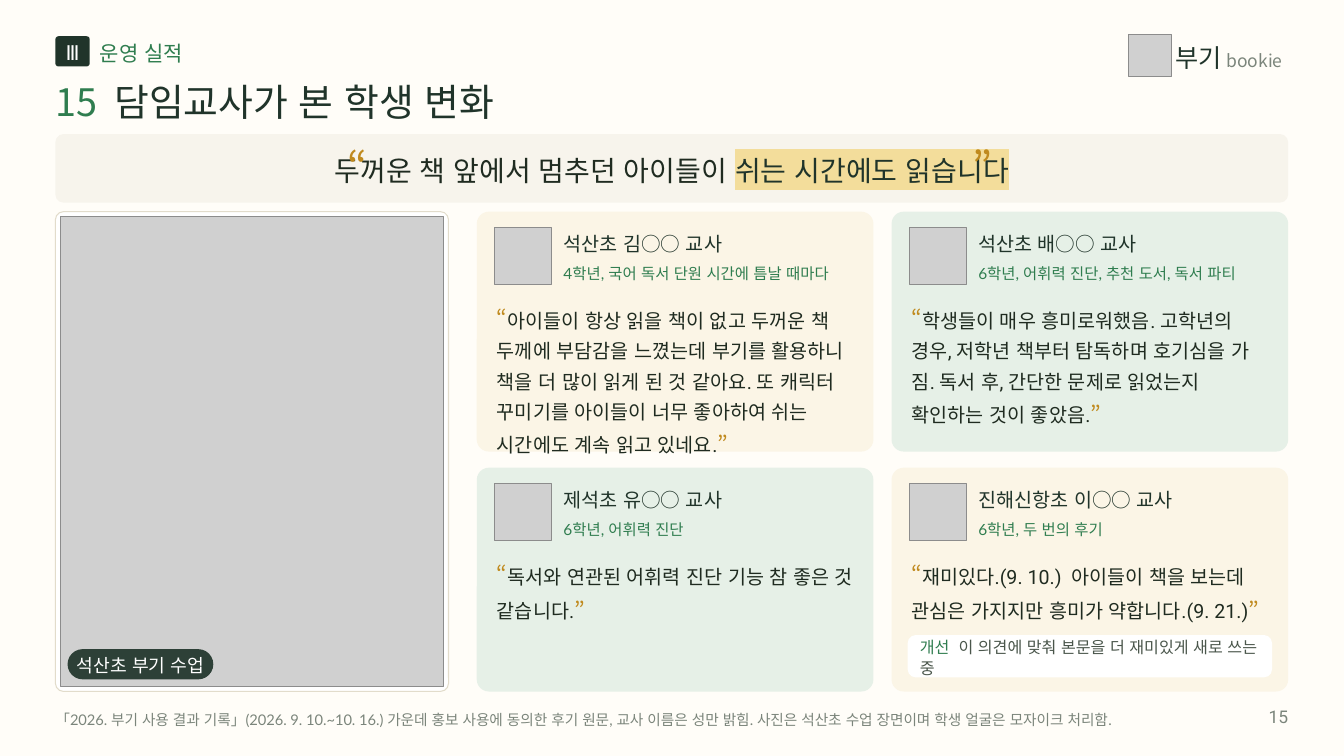
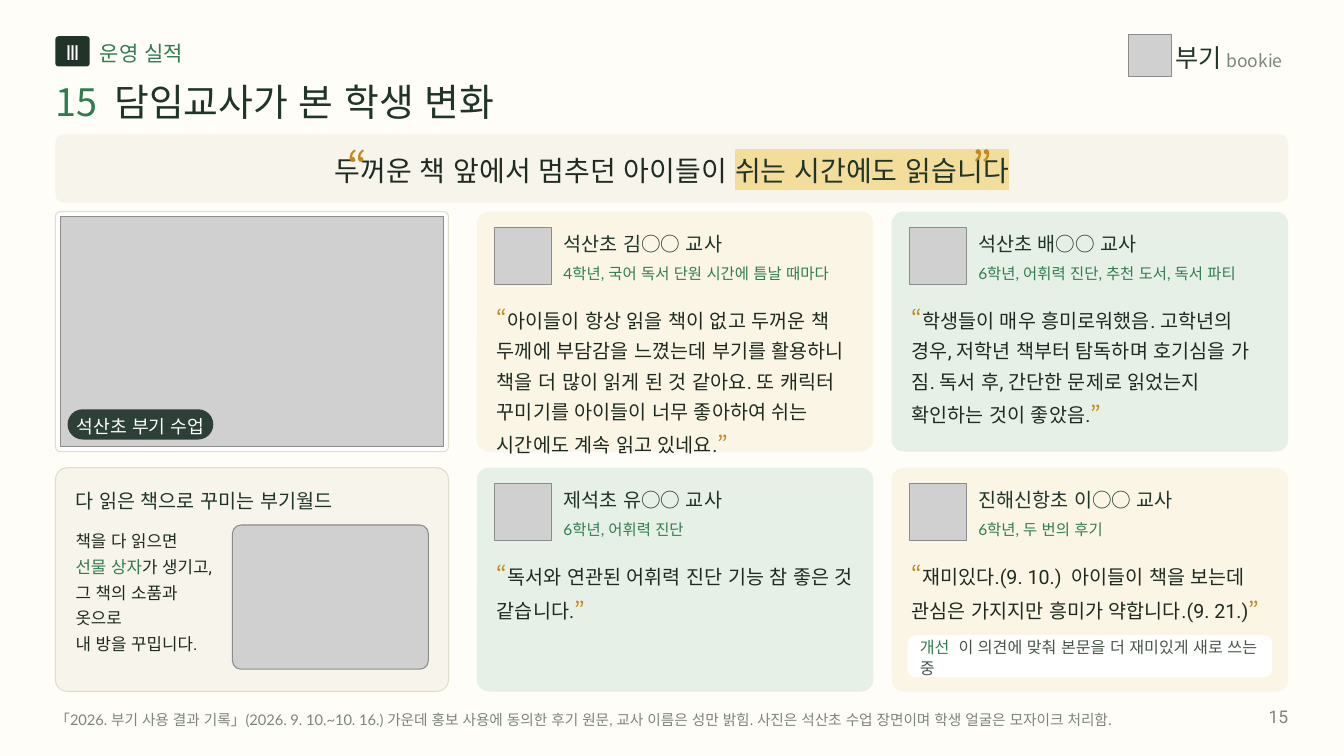
Before and after one commit to legoschool/bookie-test, a slide deck: slide 15 of promo/dl/proposal/bookie-proposal-short-20p.pptx. Drawn at 1344x756 pixels with LibreOffice and Linux fonts; fonts in the diff are those of the drawing; grey boxes stand for pictures. Boxes give left, top, right and bottom in pixels: in the first picture for what was removed or moved away, otherwise in the second. Text is boxed around its words. In the diff, an @@ line names an element or a change of style, - is before the commit and + after.

```diff
--- a/promo/dl/proposal/bookie-proposal-short-20p.pptx
+++ b/promo/dl/proposal/bookie-proposal-short-20p.pptx
@@ rounded rectangle: place and size @@
-rounded rectangle at (55, 212, 449, 692)
+rounded rectangle at (55, 212, 449, 452)
@@ picture: place and size @@
-picture at (60, 217, 444, 687)
+picture at (60, 217, 444, 447)
@@ text "석산초 부기 수업": place and size @@
-text "석산초 부기 수업" at (77, 657, 204, 674)
+text "석산초 부기 수업" at (77, 418, 204, 435)
@@ rounded rectangle: place and size @@
-rounded rectangle at (68, 649, 214, 680)
+rounded rectangle at (68, 409, 214, 440)
@@ rounded rectangle added at (55, 468, 449, 692), fill #F7F4EC, outline #E2DCCB 0.75 pt @@
@@ text added at (76, 491, 332, 510), 14 pt, text #20342A @@
+다 읽은 책으로 꾸미는 부기월드
@@ text added at (76, 533, 212, 652), 12 pt, text #1F2B20 @@
+책을 다 읽으면
+선물 상자가 생기고,
+그 책의 소품과 옷으로
+내 방을 꾸밉니다.
@@ picture added at (233, 525, 429, 669) @@
```
Also in this commit, not shown: 4 other files.
